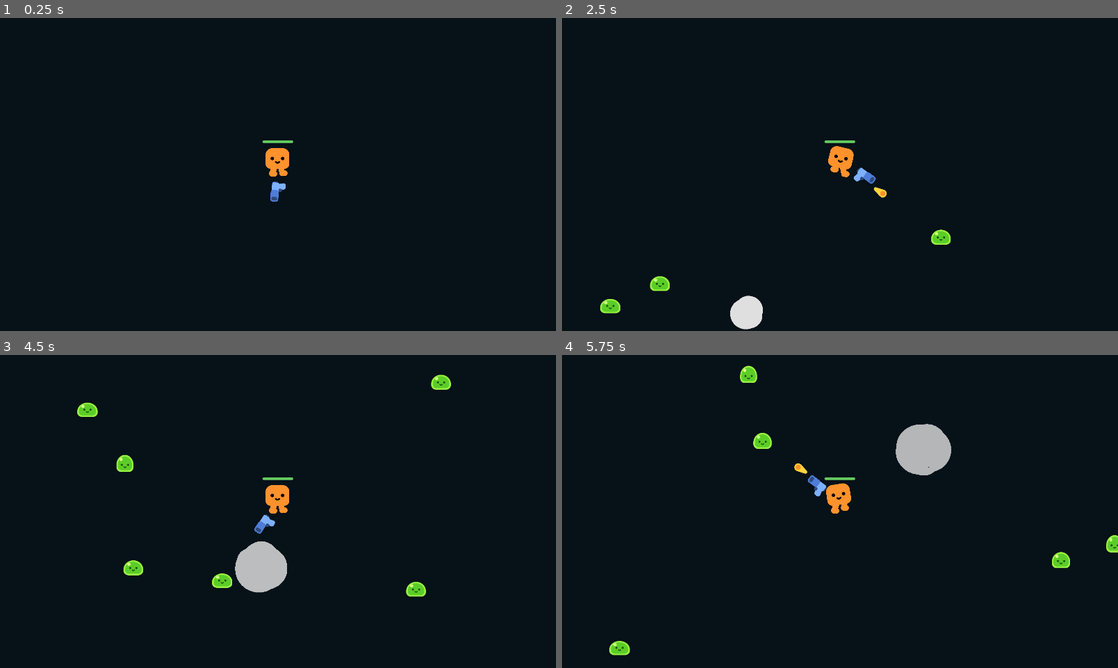
Above: before the commit, frames 1-4 (two rows, left to right).
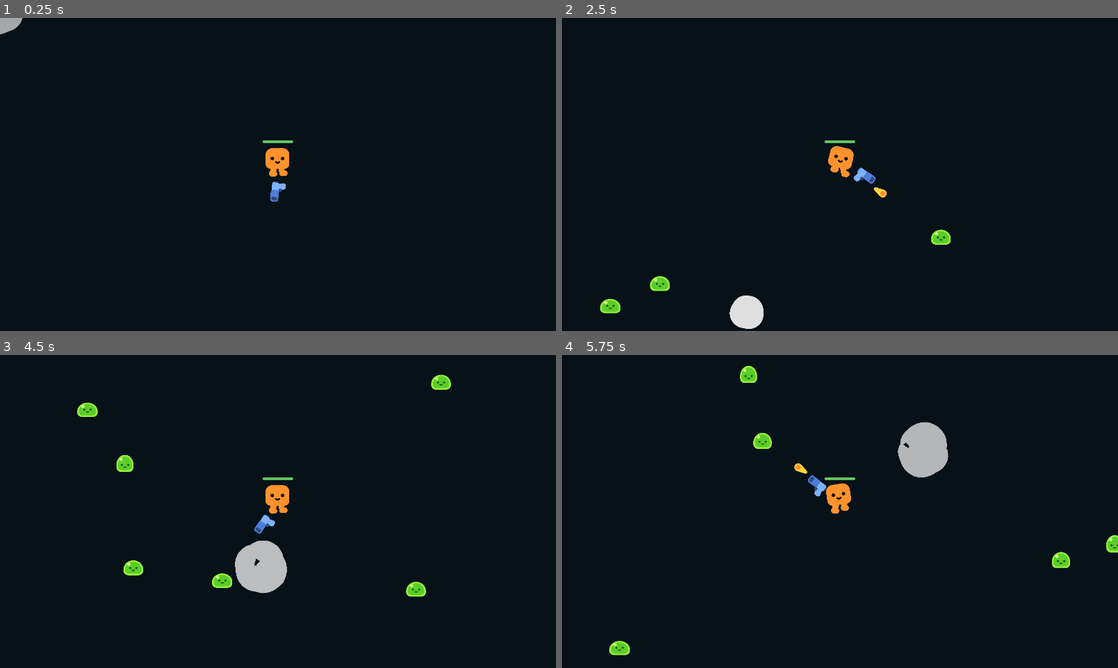
Above: after the commit, the same moments.

Repository: Sivarjuen/GeometrySurvival
Game: Godot game, scene res://game/game.tscn
Same seed, same stepped clock (60 frames per second), same inputs: the game is played once before the commit and once after it.
Inputs (mouse positions are in pixels of both pictures, inside the frame that each line leads up to):
- Up to frame 1 (0.25 s): no input
- Up to frame 2 (2.5 s): tap Enter at 0.5 s; move the mouse to (962, 158) at 0.52 s; hold D (move_right) 0.53-1.25 s; tap O at 0.6, 2.1 s; click (962, 158) at 0.67 s; drag from (728, 190) to (840, 161) at 1.27 s; move the mouse to (895, 105) at 2.02 s; hold D (move_right) from 2.03 s (still down)
- Up to frame 3 (4.5 s): release D (move_right) at 2.75 s; drag from (250, 574) to (278, 498) at 2.77 s; move the mouse to (444, 558) at 3.52 s; hold A (move_left) 3.53-4.25 s; tap O at 3.6 s; drag from (111, 464) to (278, 498) at 4.27 s
- Up to frame 4 (5.75 s): move the mouse to (867, 511) at 5.02 s; hold S (move_down) from 5.03 s (still down); tap O at 5.1 s; click (867, 511) at 5.17 s

The runs differ from the first frame. In frame 1, 0.2% of the frame differs, in the area x 0-5%, y 0-6%; in frame 2, less than 0.1%; in frame 3, 0.1%; in frame 4, 0.2%, in the area x 60-71%, y 21-40%.

Commit message:
Spawn explosion straight away to avoid freeze later on

Diff:
--- a/assets/smoke_explosion/smoke_explosion.tscn
+++ b/assets/smoke_explosion/smoke_explosion.tscn
@@ -148,3 +148,5 @@
 "": SubResource("AnimationLibrary_8msef")
 }
 autoplay = "RESET"
+
+[connection signal="animation_finished" from="AnimationPlayer" to="." method="_on_animation_player_animation_finished"]
--- a/game/game.gd
+++ b/game/game.gd
@@ -2,6 +2,13 @@
 
 const MOB_SCENE = preload("res://game/mobs/mob.tscn")
 const BOSS_MOB_SCENE = preload("res://game/mobs/boss_mob.tscn")
+const SMOKE_SCENE = preload("res://assets/smoke_explosion/smoke_explosion.tscn")
+
+func _ready():
+	# Avoid jitter later on
+	var smoke = SMOKE_SCENE.instantiate()
+	add_child(smoke)
+	smoke.global_position = Vector2(0, 0)
 
 func spawn_mob():
 	var new_mob = MOB_SCENE.instantiate()
--- a/game/mobs/mob.gd
+++ b/game/mobs/mob.gd
@@ -3,6 +3,7 @@
 var health = 3
 
 @onready var player = get_node("/root/Game/Player")
+const SMOKE_SCENE = preload("res://assets/smoke_explosion/smoke_explosion.tscn")
 
 func _ready():
 	%Slime.play_walk()
@@ -18,7 +19,6 @@
 
 	if health == 0:
 		queue_free()
-		const SMOKE_SCENE = preload("res://assets/smoke_explosion/smoke_explosion.tscn")
 		var smoke = SMOKE_SCENE.instantiate()
 		get_parent().add_child(smoke)
 		smoke.global_position = global_position
--- a/project.godot
+++ b/project.godot
@@ -91,7 +91,7 @@
 
 [editor_plugins]
 
-enabled=PackedStringArray("res://addons/colorpicker_presets/plugin.cfg")
+enabled=PackedStringArray("res://addons/colorpicker_presets/plugin.cfg", "res://addons/script-ide/plugin.cfg")
 
 [input]
 
@@ -120,7 +120,12 @@
 
 3d_physics/layer_2="player"
 
+[physics]
+
+2d/run_on_separate_thread=true
+
 [rendering]
 
 renderer/rendering_method="gl_compatibility"
 textures/vram_compression/import_etc2_astc=true
+environment/defaults/default_clear_color=Color(0, 0, 0, 1)
Not shown, added: addons/script-ide/Popup.gd
Not shown, added: addons/script-ide/icon/class.svg
Not shown, added: addons/script-ide/icon/class.svg.import
Not shown, added: addons/script-ide/icon/constant.svg
Not shown, added: addons/script-ide/icon/constant.svg.import
Not shown, added: addons/script-ide/icon/export.svg
Not shown, added: addons/script-ide/icon/export.svg.import
Not shown, added: addons/script-ide/icon/func.svg
Not shown, added: addons/script-ide/icon/func.svg.import
Not shown, added: addons/script-ide/icon/func_get.svg
Not shown, added: addons/script-ide/icon/func_get.svg.import
Not shown, added: addons/script-ide/icon/func_set.svg
(and 11 more such lines)
